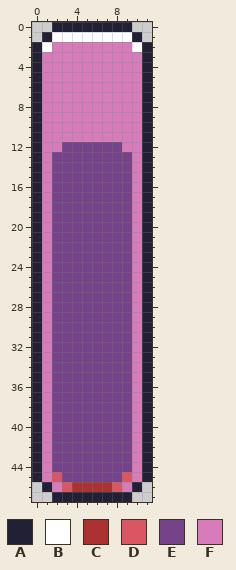
Pixel-art file -- gui/window.ase. That is the earlier state.
12x48 pixels, 1 frame.
Palette (. is transparent): A #222034  B #ffffff  C #ac3232  D #d95763  E #76428a  F #d77bba
Now the later version:
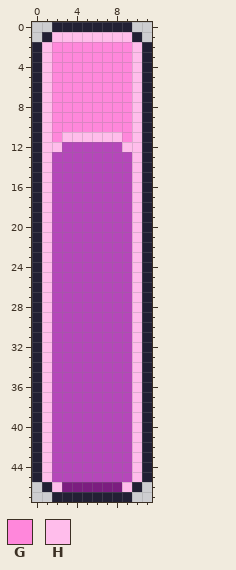
Colours new in this view: G #ff87db  H #ffbdeb
The edit:
Colour C changes from #ac3232 to #7b1d80.
Colour E changes from #76428a to #b547ba.
Colour C replaces colour D in row 46 at x 3 and 8.
Colour E replaces colour D in row 45 at x 2 and 9.
Colour G replaces colour F in rows 2 to 10 at x 2 to 9; in row 11 at x 2 and 9.
Colour H replaces colour B in row 1 at x 2 to 9; in row 2 at x 1 and 10.
Colour H replaces colour F in rows 3 to 10 at x 1 and 10; in row 11 at x 1, 3 to 8 and 10; in row 12 at x 1 to 2 and 9 to 10; in rows 13 to 45 at x 1 and 10; in row 46 at x 2 and 9.
